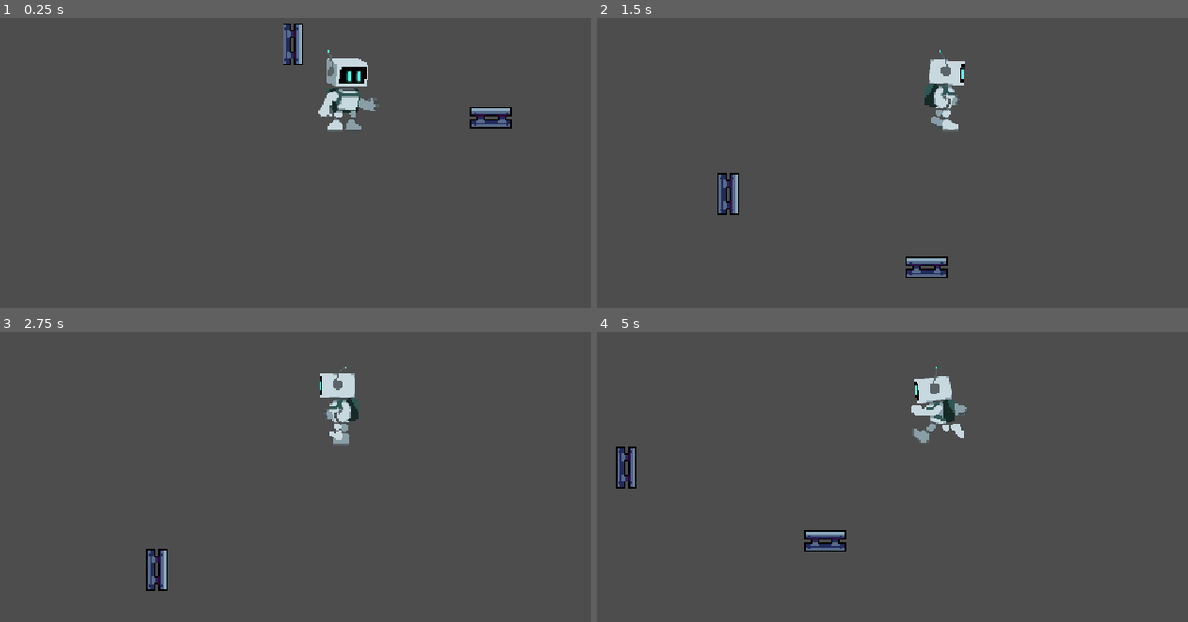
Above: before the commit, frames 1-4 (two rows, left to right).
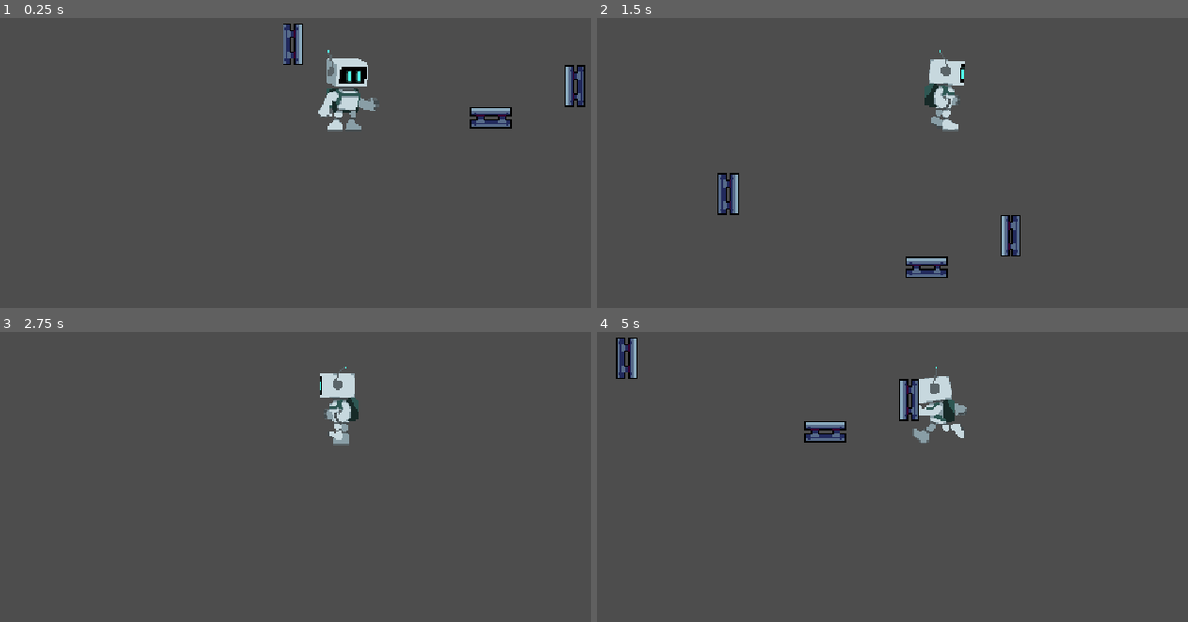
Above: after the commit, the same moments.

Repository: tnats0/github-gamejam-project
Game: Godot game, scene res://scenes/test.tscn
Two runs of this game, one before a commit and one after it. Both use one fixed random seed, a clock stepped at 60 frames per second and the inputs below. The project has no main scene, so this scene is started directly.
Inputs (mouse positions are in pixels of both pictures, inside the frame that each line leads up to):
- Up to frame 1 (0.25 s): no input
- Up to frame 2 (1.5 s): tap Enter (ui_accept) at 0.5, 0.77 s; move the mouse to (1140, 76) at 0.52 s; hold P (camera) 0.53-1.28 s; hold D (Right) from 0.53 s (still down); click (1140, 76) at 0.67 s; move the mouse to (821, 116) at 1.27 s; click (821, 116) at 1.35 s
- Up to frame 3 (2.75 s): tap Enter (ui_accept) at 1.52 s; move the mouse to (outside the picture) at 2.02 s; release D (Right) at 2.03 s; hold A (Left) from 2.03 s (still down); hold P (camera) from 2.03 s (still down)
- Up to frame 4 (5 s): move the mouse to (933, 494) at 2.77 s; release A (Left) at 2.78 s; release P (camera) at 2.78 s; hold D (Right) 2.78-4.28 s; click (933, 494) at 2.85 s; tap Enter (ui_accept) at 3.02, 3.77, 4.52 s; move the mouse to (outside the picture) at 3.52 s; hold P (camera) 3.53-4.28 s; move the mouse to (744, 346) at 4.27 s; hold A (Left) from 4.28 s (still down); click (744, 346) at 4.35 s

The runs differ from the first frame. In frame 1, 0.5% of the frame differs, in the area x 95-100%, y 16-31%; in frame 2, 0.5%; in frame 3, 0.5%; in frame 4, 2.4%, in the area x 3-55%, y 1-76%.
Error in both runs: Invalid assignment of property or key 'enabled' with value of type 'bool' on a base object of type 'null instance'. (res://scripts/player.gd:34)

Commit message:
Update scene resource paths and adjust jump velocity for player character

Diff:
--- a/scenes/test.tscn
+++ b/scenes/test.tscn
@@ -1,9 +1,9 @@
 [gd_scene format=3 uid="uid://d042167eewq1w"]
 
 [ext_resource type="PackedScene" uid="uid://ck8gifpjum7vx" path="res://scenes/player.tscn" id="1_bl13t"]
-[ext_resource type="PackedScene" uid="uid://cksmdkte6odo2" path="res://scenes/jumppad.tscn" id="2_iyx0m"]
-[ext_resource type="PackedScene" uid="uid://rto31yorun11" path="res://scenes/sticky_surface.tscn" id="3_iyx0m"]
-[ext_resource type="PackedScene" path="res://scenes/fan.tscn" id="4_74lek"]
+[ext_resource type="PackedScene" uid="uid://cksmdkte6odo2" path="res://scenes/Level_Parts/jumppad.tscn" id="2_iyx0m"]
+[ext_resource type="PackedScene" uid="uid://rto31yorun11" path="res://scenes/Level_Parts/sticky_surface.tscn" id="3_iyx0m"]
+[ext_resource type="PackedScene" path="res://scenes/Level_Parts/fan.tscn" id="4_74lek"]
 
 [sub_resource type="WorldBoundaryShape2D" id="WorldBoundaryShape2D_g4v7s"]
 distance = -8.0
--- a/scripts/jump.gd
+++ b/scripts/jump.gd
@@ -20,7 +20,7 @@
 
 		print(body.velocity.y)
 
-		body.velocity.y = -800.0
+		body.velocity.y = -1200.0
 
 		print(body.velocity.y)
 
Not shown, changed: scripts/fan.gd.uid
